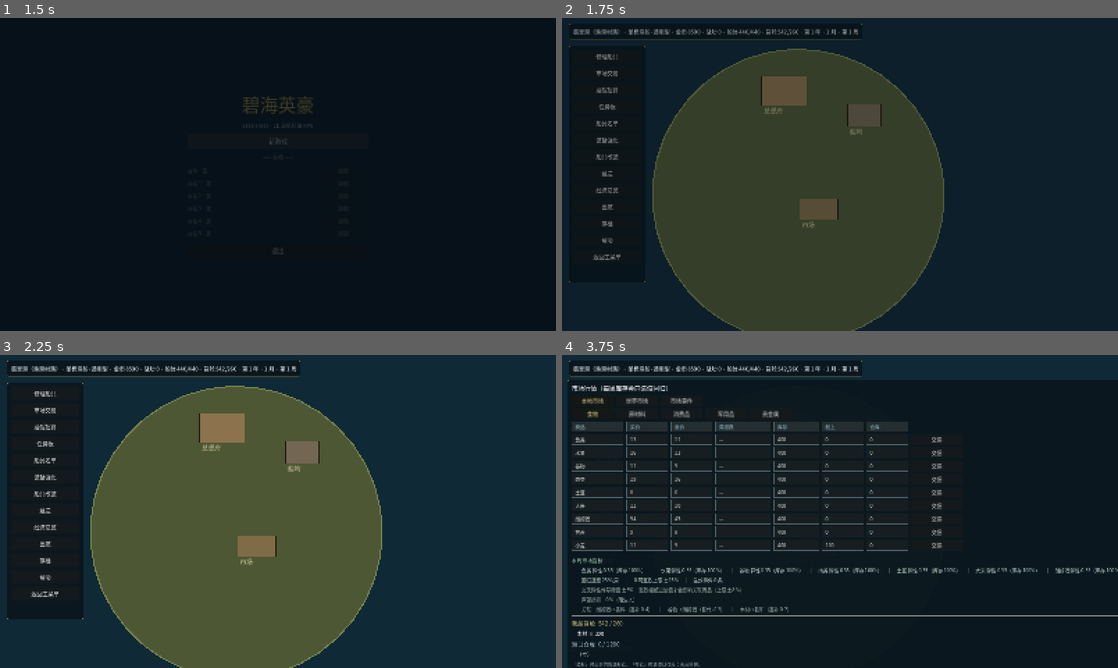
Above: before the commit, frames 1-4 (two rows, left to right).
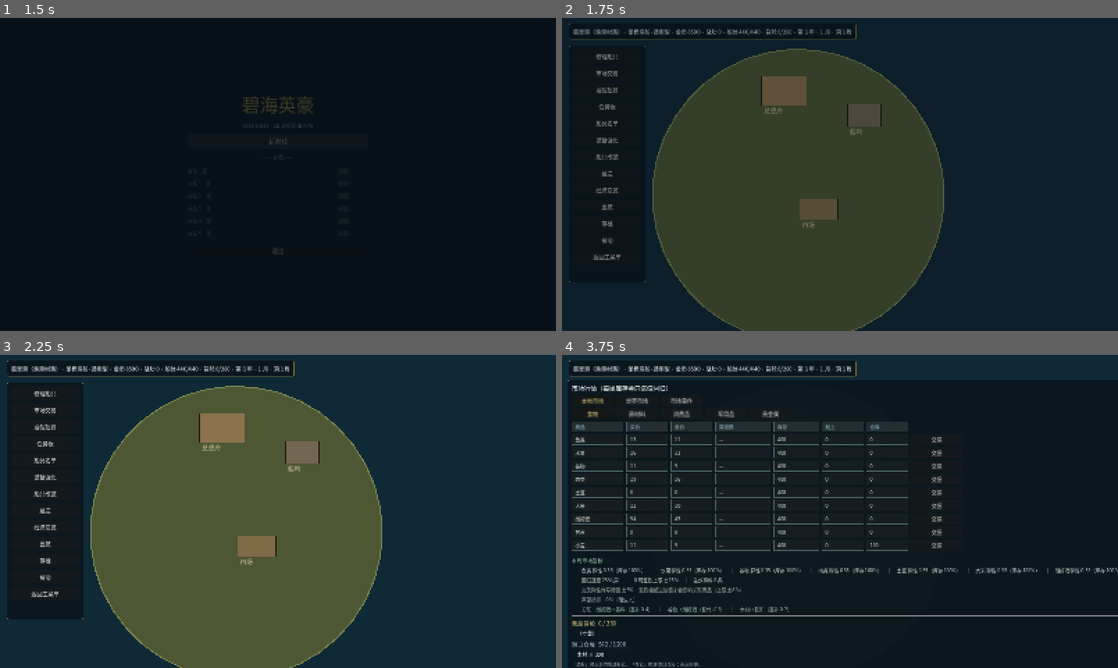
Above: after the commit, the same moments.

Repository: lucifermbbgh/OceanHero
Game: Godot game, scene res://scenes/main.tscn
Two runs of this game, one before a commit and one after it. Both use one fixed random seed, a clock stepped at 60 frames per second and the inputs below.
Inputs (mouse positions are in pixels of both pictures, inside the frame that each line leads up to):
- Up to frame 1 (1.5 s): tap Enter at 0.5 s; move the mouse to (400, 158) at 0.52 s; hold D (steer_right) 0.53-1.25 s; tap B at 0.6 s; click (400, 158) at 0.67 s; tap Space at 0.77 s; click "新游戏" at 1.25 s
- Up to frame 2 (1.75 s): no input
- Up to frame 3 (2.25 s): drag from (166, 527) to (250, 574) at 2.02 s
- Up to frame 4 (3.75 s): click "修理船只" at 2.75 s; click "市场交易" at 3.5 s

Frame 1 is identical in both runs. In frame 2, 0.2% of the frame differs, in the area x 38-54%, y 1-8%; in frame 3, 0.2%; in frame 4, 0.4%, in the area x 2-57%, y 1-97%.

Commit message:
fix(1.2.0): 启动资源改为放入港口仓库（船舱容量不足），同步修正相关测试

Diff:
--- a/scripts/core/game_state.gd
+++ b/scripts/core/game_state.gd
@@ -1210,7 +1210,8 @@
 			amount = int(START_RES["stone"])
 		else:
 			amount = int(START_RES["grain"])
-		cargo[cid] = int(cargo.get(cid, 0)) + amount
+		# 启动资源放港口仓库（船舱放不下：木材 300 + 铁 72 + 石 120 + 麦 50 = 542 单位）
+		warehouse[cid] = int(warehouse.get(cid, 0)) + amount
 
 ## 某建筑是否已建（等级 ≥ 1）
 func has_building(bid: StringName) -> bool:
--- a/tests/integration/run.gd
+++ b/tests/integration/run.gd
@@ -686,11 +686,10 @@
 	_ok(GameState.building_level(&"tavern") == 0, "母港初始无酒馆")
 	# 开局资源
 	GameState.reset_new_game()
-	var gold0 := GameState.gold
-	GameState.grant_start_resources()
-	_ok(GameState.gold == gold0 + 8000, "开局发放 8000 金", str(GameState.gold))
-	_ok(int(GameState.cargo.get(&"timber", 0)) == 300, "开局 300 木材")
-	_ok(int(GameState.cargo.get(&"iron_ore", 0)) == 120, "开局 120 铁矿")
+	_ok(GameState.gold == GameState.START_GOLD + 8000, "开局发放 8000 金", str(GameState.gold))
+	_ok(int(GameState.warehouse.get(&"timber", 0)) == 300, "开局 300 木材（仓库）",
+		str(GameState.warehouse.get(&"timber", 0)))
+	_ok(int(GameState.warehouse.get(&"iron_ore", 0)) == 120, "开局 120 铁矿（仓库）")
 
 # ---------------- 1.1.4 试玩反馈修复 ----------------
 func _test_v114_fixes() -> void:
@@ -719,6 +718,7 @@
 	print("\n[1.1.3 打磨]")
 	GameState.reset_new_game()
 	# 生产受工坊等级限制
+	GameState.warehouse.clear()
 	GameState.warehouse[&"wheat"] = 30
 	var p0: Dictionary = GameState.tick_production("jadehaven")
 	var n0 := 0
@@ -726,6 +726,7 @@
 		n0 += int(p0["产出"][k])
 	_ok(n0 <= 1, "工坊 0 级时每周最多 1 批", str(n0))
 	GameState.buildings[&"sawmill"] = 3
+	GameState.warehouse.clear()
 	GameState.warehouse[&"wheat"] = 30
 	var p3: Dictionary = GameState.tick_production("jadehaven")
 	var n3 := 0
@@ -858,6 +859,7 @@
 	# 生产运行时产出（C 块补齐）
 	GameState.reset_new_game()
 	GameState.buildings[&"sawmill"] = 3
+	GameState.warehouse.clear()
 	GameState.warehouse[&"wheat"] = 9
 	var prod: Dictionary = GameState.tick_production("jadehaven")
 	var made: Dictionary = prod.get("产出", {})
@@ -887,6 +889,7 @@
 	# 装备强化
 	GameState.reset_new_game()
 	GameState.add_gold(50000)
+	GameState.warehouse.clear()
 	GameState.warehouse[&"iron_ore"] = 10
 	var gid: StringName = &"nonexistent_gear"
 	_ok(GameState.gear_level_of(gid) == 0, "初始强化 0 级")
